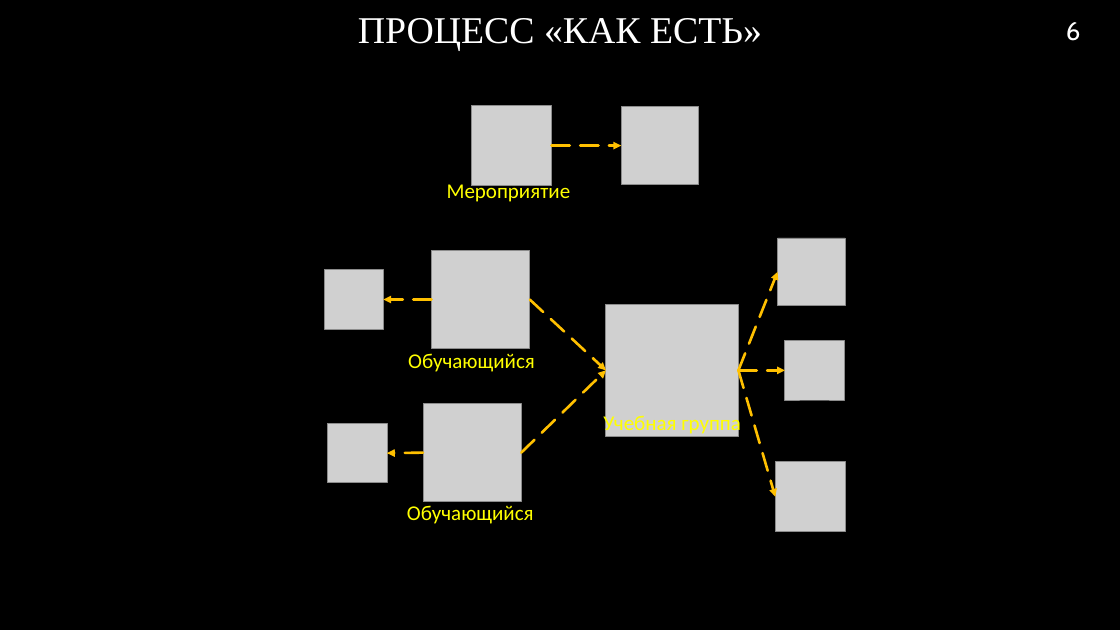
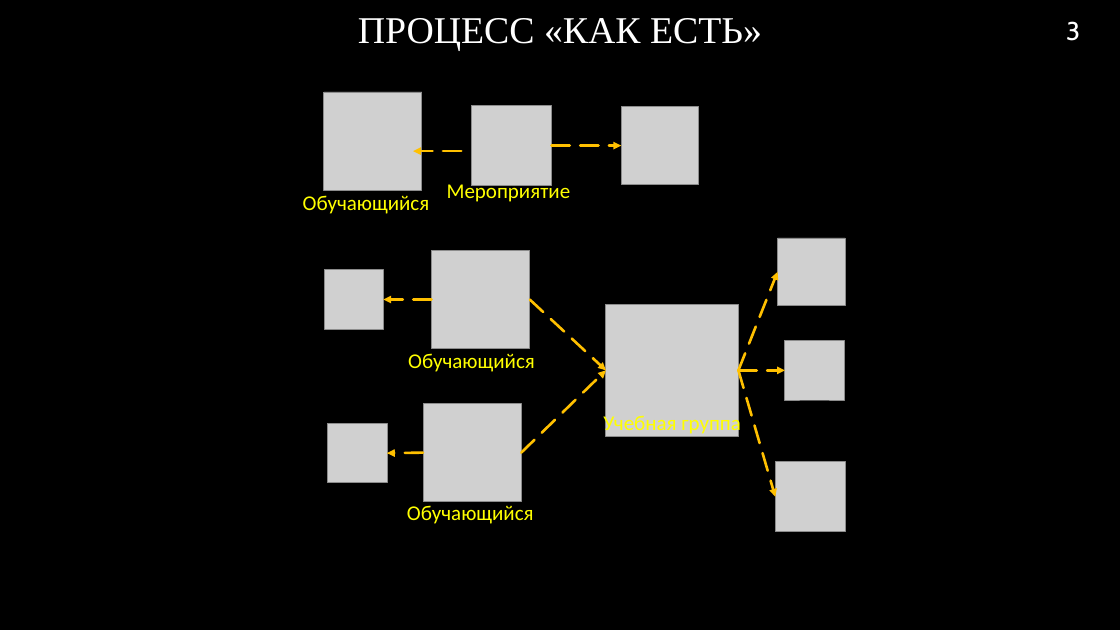
Before and after one commit to RAdKuzur/ASTU, a slide deck: slide 3 of Дипломная работа/Консультации Хоменко/Презентация v5.0 .pptx (slide 6 before the commit). Drawn at 1120x630 pixels with LibreOffice and Linux fonts; fonts in the diff are those of the drawing; grey boxes stand for pictures; background and template pictures are left out. Boxes give left, top, right and bottom in pixels: in the first picture for what was removed or moved away, otherwise in the second. Text is boxed around its words. In the diff, an @@ line names an element or a change of style, - is before the commit and + after.

```diff
--- a/Дипломная работа/Консультации Хоменко/Презентация v5.0 .pptx
+++ b/Дипломная работа/Консультации Хоменко/Презентация v5.0 .pptx
@@ page number at [1066, 21, 1080, 41]: text changed @@
-6
+3
@@ picture added at [323, 92, 422, 191] @@
@@ arrow added from (461, 151) to (413, 151), #FFC000 2.25 pt dashed @@
@@ text added at [303, 195, 430, 214], 18 pt, text #FFFF00 @@
+Обучающийся
```
Also in this commit, not shown: 4 other slides changed, 3 slides removed, 1 other file.
